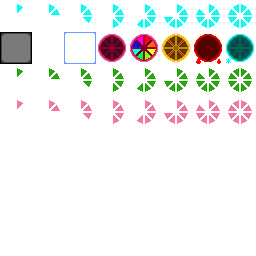
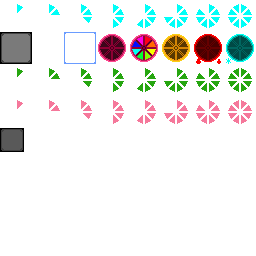
The second 256x256 image is a revision of the first. Changes to its layers:
painted on "HUD.png" over [0, 128, 24, 152]
